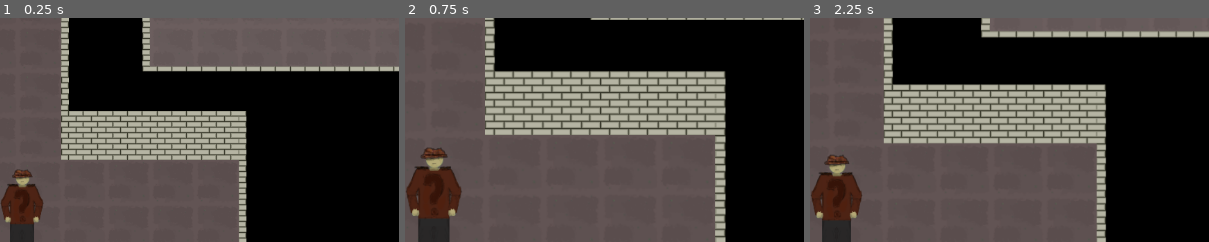
Above: before the commit, frames 1-3 (left to right).
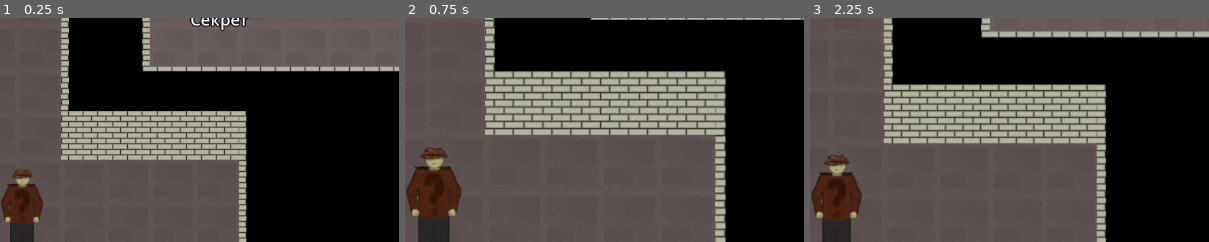
Above: after the commit, the same moments.

Repository: Alexxx180/Desert-Rage-2
Game: Godot game, scene res://assets/scenes/levels/caves/origin.tscn
The game is run twice, just before and just after one commit, with the same random seed, the same clock (stepped at 60 frames per second) and the same inputs.
Inputs:
- Up to frame 1 (0.25 s): no input
- Up to frame 2 (0.75 s): tap Enter at 0.5 s; hold = (view_right) from 0.53 s (still down); hold Shift (run) from 0.53 s (still down)
- Up to frame 3 (2.25 s): tap Space at 1.25 s; release = (view_right) at 1.28 s; release Shift (run) at 1.28 s; hold - (view_left) 1.28-2.03 s; tap Ctrl (select) at 1.35 s; tap Enter at 2 s; hold = (view_right) from 2.03 s (still down); hold Shift (run) from 2.03 s (still down)
The pictures show only the part of the screen within x 50-100%, y 0-50%; the shares and areas given below are measured in that part.

The runs differ from the first frame. In frame 1, 0.5% of the frame differs, in the area x 47-63%, y 0-6%; in frame 2, nothing differs; in frame 3, nothing differs.

Commit message:
first level finish and all the secrets text done

Diff:
--- a/assets/scenes/levels/caves/origin.tscn
+++ b/assets/scenes/levels/caves/origin.tscn
@@ -1,16 +1,8 @@
-[gd_scene load_steps=6 format=3 uid="uid://besonumxeyos4"]
+[gd_scene load_steps=4 format=3 uid="uid://besonumxeyos4"]
 
 [ext_resource type="TileSet" uid="uid://c8xuv5byhtufa" path="res://assets/scenes/levels/environment/caves/set.tres" id="1_m8yne"]
 [ext_resource type="PackedScene" uid="uid://b83b7oo2fmh5h" path="res://assets/scenes/actors/group.tscn" id="2_bvmv4"]
-[ext_resource type="Script" path="res://assets/systems/entities/environment/text.gd" id="3_y62hg"]
-
-[sub_resource type="LabelSettings" id="LabelSettings_qm5kl"]
-font_size = 24
-outline_size = 6
-outline_color = Color(0, 0, 0, 1)
-
-[sub_resource type="RectangleShape2D" id="RectangleShape2D_edb1k"]
-size = Vector2(96, 34)
+[ext_resource type="PackedScene" uid="uid://dryh46gyikikp" path="res://assets/scenes/levels/environment/surprise.tscn" id="3_tdbs1"]
 
 [node name="origin" type="Node2D"]
 modulate = Color(0.862745, 0.862745, 0.862745, 1)
@@ -21,21 +13,21 @@
 tile_set = ExtResource("1_m8yne")
 format = 2
 layer_0/name = "Ground"
-layer_0/tile_data = PackedInt32Array(2621526, 2, 2, 2687062, …(23260 unchanged characters)… 4769, 2, 2, 4718637, 2, 2, 3407886, 2, 2)
+layer_0/tile_data = PackedInt32Array(2621526, 2, 2, 2687062, …(23260 unchanged characters)… 4769, 2, 2, 4718637, 2, 2, 3407886, 2, 2, 3407890, 2, 2)
 layer_1/name = "Floors"
 layer_1/enabled = true
 layer_1/modulate = Color(1, 1, 1, 1)
 layer_1/y_sort_enabled = false
 layer_1/y_sort_origin = 0
 layer_1/z_index = 0
-layer_1/tile_data = PackedInt32Array(3276894, 0, 0, 3276895, …(8126 unchanged characters)… 6812, 0, 0, 3932202, 0, 0, 3997738, 0, 0)
+layer_1/tile_data = PackedInt32Array(3276894, 0, 0, 3276895, …(8126 unchanged characters)… 6812, 0, 0, 3932202, 0, 0, 3997738, 0, 0, 3407890, 0, 0)
 layer_2/name = "Walls"
 layer_2/enabled = true
 layer_2/modulate = Color(1, 1, 1, 1)
 layer_2/y_sort_enabled = false
 layer_2/y_sort_origin = 0
 layer_2/z_index = 0
-layer_2/tile_data = PackedInt32Array(2490453, 327682, 65536, …(20181 unchanged characters)… , 3342354, 196610, 0, 3407890, 196610, 131072, 3407889, 327682, 0, 3276817, 327682, 0 …(5161 unchanged characters)…
+layer_2/tile_data = PackedInt32Array(2490453, 327682, 65536, …(20181 unchanged characters)… , 3342354, 196610, 0, 3407890, 196610, 196608, 3407889, 327682, 0, 3276817, 327682, 0 …(5161 unchanged characters)…
 layer_3/name = "Interactables"
 layer_3/enabled = true
 layer_3/modulate = Color(1, 1, 1, 1)
@@ -50,29 +42,50 @@
 [node name="CanvasLayer" type="CanvasLayer" parent="."]
 follow_viewport_enabled = true
 
-[node name="Label" type="Label" parent="CanvasLayer"]
-anchors_preset = 15
-anchor_right = 1.0
-anchor_bottom = 1.0
-offset_left = 1044.0
-offset_top = 2071.0
-offset_right = 75.0
-offset_bottom = 1460.0
-grow_horizontal = 2
-grow_vertical = 2
-size_flags_horizontal = 0
-size_flags_vertical = 0
-text = "Секрет"
-label_settings = SubResource("LabelSettings_qm5kl")
-script = ExtResource("3_y62hg")
+[node name="top-left" parent="CanvasLayer" instance=ExtResource("3_tdbs1")]
 
-[node name="Area2D" type="Area2D" parent="CanvasLayer/Label"]
-position = Vector2(29, 16)
-collision_layer = 0
-collision_mask = 4
+[node name="finish" parent="CanvasLayer" instance=ExtResource("3_tdbs1")]
+offset_left = 1521.0
+offset_top = 2787.0
+offset_right = 552.0
+offset_bottom = 2176.0
+secret = "Финиш"
+opened = "Победа!"
 
-[node name="CollisionShape2D" type="CollisionShape2D" parent="CanvasLayer/Label/Area2D"]
-position = Vector2(14, 3)
-shape = SubResource("RectangleShape2D_edb1k")
+[node name="bottom-right" parent="CanvasLayer" instance=ExtResource("3_tdbs1")]
+offset_left = 2796.0
+offset_top = 4854.0
+offset_right = 1827.0
+offset_bottom = 4243.0
+opened = "Так держать!"
 
-[connection signal="body_entered" from="CanvasLayer/Label/Area2D" to="CanvasLayer/Label" method="_on_open"]
+[node name="bottom" parent="CanvasLayer" instance=ExtResource("3_tdbs1")]
+offset_left = 1658.0
+offset_top = 5028.0
+offset_right = 689.0
+offset_bottom = 4417.0
+
+[node name="top-right" parent="CanvasLayer" instance=ExtResource("3_tdbs1")]
+offset_left = 2251.0
+offset_top = 3239.0
+offset_right = 1282.0
+offset_bottom = 2628.0
+opened = "А ловко ты это придумал"
+
+[node name="devroom-bottom" parent="CanvasLayer" instance=ExtResource("3_tdbs1")]
+offset_left = 5788.0
+offset_top = 3346.0
+offset_right = 4819.0
+offset_bottom = 2735.0
+secret = "Логово лодыря"
+opened = "Desert Rage - The Hidden Artifact"
+
+[node name="devroom-top" parent="CanvasLayer" instance=ExtResource("3_tdbs1")]
+offset_left = 6418.0
+offset_top = 2404.0
+offset_right = 5449.0
+offset_bottom = 1793.0
+secret = "Первое демо"
+opened = "Это на новый год!"
+
+[node name="Node" type="Node" parent="."]
--- /dev/null
+++ b/assets/scenes/levels/environment/surprise.tscn
@@ -0,0 +1,38 @@
+[gd_scene load_steps=4 format=3 uid="uid://dryh46gyikikp"]
+
+[ext_resource type="Script" path="res://assets/systems/entities/environment/text.gd" id="1_3upjm"]
+
+[sub_resource type="LabelSettings" id="LabelSettings_qm5kl"]
+font_size = 24
+outline_size = 6
+outline_color = Color(0, 0, 0, 1)
+
+[sub_resource type="RectangleShape2D" id="RectangleShape2D_edb1k"]
+size = Vector2(96, 34)
+
+[node name="surprise" type="Label"]
+anchors_preset = 15
+anchor_right = 1.0
+anchor_bottom = 1.0
+offset_left = 1044.0
+offset_top = 2071.0
+offset_right = 75.0
+offset_bottom = 1460.0
+grow_horizontal = 2
+grow_vertical = 2
+size_flags_horizontal = 0
+size_flags_vertical = 0
+text = "Секрет"
+label_settings = SubResource("LabelSettings_qm5kl")
+script = ExtResource("1_3upjm")
+
+[node name="interaction" type="Area2D" parent="."]
+position = Vector2(29, 16)
+collision_layer = 0
+collision_mask = 4
+
+[node name="shape" type="CollisionShape2D" parent="interaction"]
+position = Vector2(14, 3)
+shape = SubResource("RectangleShape2D_edb1k")
+
+[connection signal="body_entered" from="interaction" to="." method="_on_open"]
--- a/project.godot
+++ b/project.godot
@@ -17,6 +17,7 @@
 
 [display]
 
+window/size/mode=2
 window/vsync/vsync_mode=0
 
 [input]
